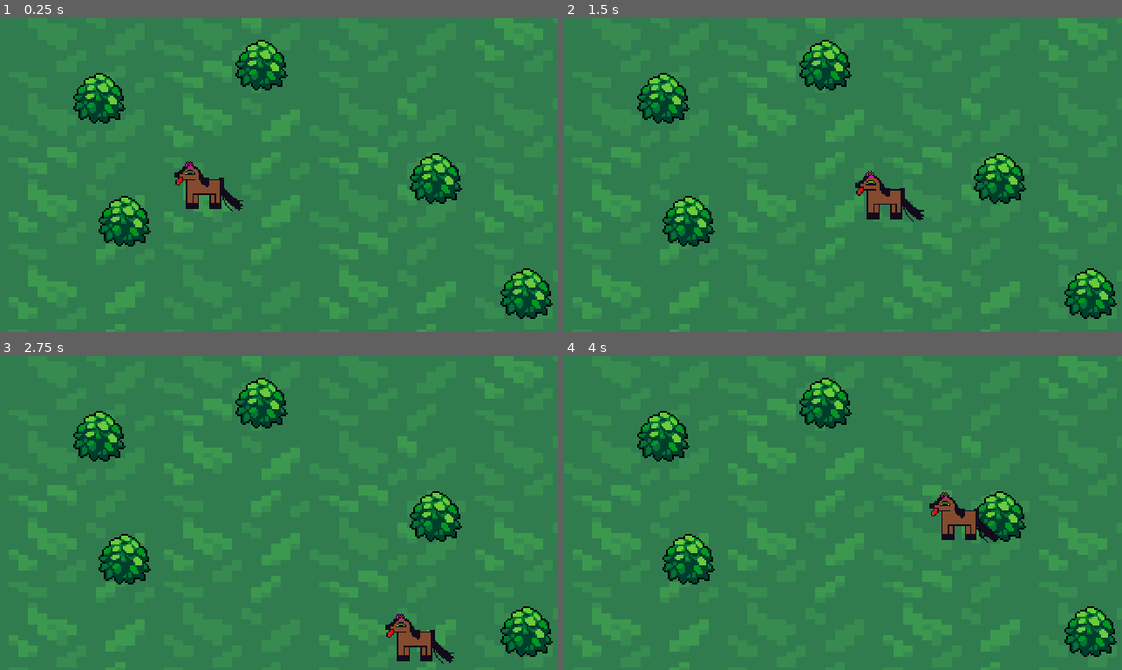
Above: before the commit, frames 1-4 (two rows, left to right).
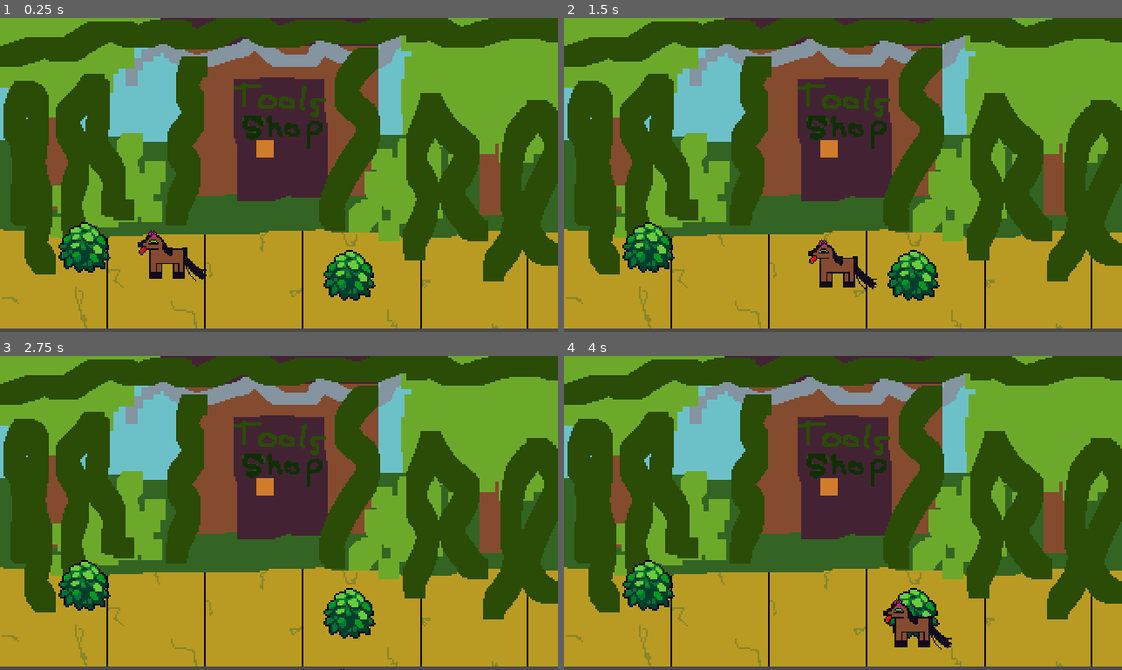
Above: after the commit, the same moments.

Repository: nicksergeant/animal-topia
Game: Godot game, scene res://World.tscn
Same seed, same stepped clock (60 frames per second), same inputs: the game is played once before the commit and once after it.
Inputs (mouse positions are in pixels of both pictures, inside the frame that each line leads up to):
- Up to frame 1 (0.25 s): no input
- Up to frame 2 (1.5 s): tap Enter at 0.5 s; move the mouse to (965, 159) at 0.52 s; hold Right (ui_right) 0.53-1.28 s; click (965, 159) at 0.67 s; move the mouse to (731, 190) at 1.27 s; hold Down (ui_down) from 1.28 s (still down)
- Up to frame 3 (2.75 s): move the mouse to (334, 443) at 2.02 s; release Down (ui_down) at 2.03 s; hold Right (ui_right) from 2.03 s (still down)
- Up to frame 4 (4 s): move the mouse to (815, 575) at 2.77 s; release Right (ui_right) at 2.78 s; hold Up (ui_up) 2.78-3.53 s; click (815, 575) at 2.92 s; move the mouse to (1010, 560) at 3.52 s; hold Left (ui_left) from 3.53 s (still down)

The runs differ from the first frame. In frame 1, 100% of the frame differs, in the area x 0-100%, y 0-100%; in frame 2, 100%; in frame 3, 100%; in frame 4, 100%.

Commit message:
Lots of stuff

Diff:
--- a/Player/Player.gd
+++ b/Player/Player.gd
@@ -1,7 +1,7 @@
 extends KinematicBody2D
 
-const ACCELERATION = 10
-const FRICTION = 10
+const ACCELERATION = 500
+const FRICTION = 500
 const MAX_SPEED = 80
 
 var velocity = Vector2.ZERO
@@ -49,9 +49,8 @@
         input_vector = move_by_keyboard()
 
     if input_vector != Vector2.ZERO:
-        velocity += input_vector * ACCELERATION * delta
-        velocity = velocity.clamped(MAX_SPEED * delta)
+        velocity = velocity.move_toward(input_vector * MAX_SPEED, ACCELERATION * delta)
     else:
         velocity = velocity.move_toward(Vector2.ZERO, FRICTION * delta)
 
-    move_and_collide(velocity)
+    velocity = move_and_slide(velocity)
--- /dev/null
+++ b/Player/Player.tscn
@@ -0,0 +1,20 @@
+[gd_scene load_steps=4 format=2]
+
+[ext_resource path="res://Player/Player.gd" type="Script" id=1]
+[ext_resource path="res://Player/Maned Wolf.png" type="Texture" id=2]
+
+[sub_resource type="RectangleShape2D" id=1]
+extents = Vector2( 13.5554, 3.73942 )
+
+[node name="Player" type="KinematicBody2D"]
+scale = Vector2( 0.75, 0.75 )
+script = ExtResource( 1 )
+
+[node name="Maned Wolf" type="Sprite" parent="."]
+position = Vector2( 5.28387, -11.8442 )
+texture = ExtResource( 2 )
+hframes = 4
+
+[node name="CollisionShape2D" type="CollisionShape2D" parent="."]
+position = Vector2( -0.465324, 3.43976 )
+shape = SubResource( 1 )
--- a/World.tscn
+++ b/World.tscn
@@ -1,51 +1,25 @@
-[gd_scene load_steps=5 format=2]
+[gd_scene load_steps=4 format=2]
 
-[ext_resource path="res://World/Bush.png" type="Texture" id=1]
-[ext_resource path="res://Player/Maned Wolf.png" type="Texture" id=2]
-[ext_resource path="res://Player/Player.gd" type="Script" id=3]
-[ext_resource path="res://World/GrassBackground.png" type="Texture" id=4]
+[ext_resource path="res://Player/Player.tscn" type="PackedScene" id=1]
+[ext_resource path="res://World/Bush.tscn" type="PackedScene" id=2]
+[ext_resource path="res://Untitled 11.png" type="Texture" id=4]
 
-[node name="World" type="Node2D"]
+[node name="World" type="YSort"]
 position = Vector2( 1, 0 )
-
-[node name="GrassBackground" type="Sprite" parent="."]
-position = Vector2( 171.096, 95.4152 )
-scale = Vector2( 5.57449, 3.07781 )
-texture = ExtResource( 4 )
-
-[node name="Bush" type="Sprite" parent="."]
-position = Vector2( 45.4215, 41.4442 )
-texture = ExtResource( 1 )
-offset = Vector2( 10.4652, 5.04857 )
-
-[node name="Bush2" type="Sprite" parent="."]
-position = Vector2( 138.372, 22.5885 )
-texture = ExtResource( 1 )
-offset = Vector2( 10.4652, 5.04857 )
-
-[node name="Bush3" type="Sprite" parent="."]
-position = Vector2( 59.8096, 111.991 )
-texture = ExtResource( 1 )
-offset = Vector2( 10.4652, 5.04857 )
-
-[node name="Bush4" type="Sprite" parent="."]
-position = Vector2( 290.496, 153.613 )
-texture = ExtResource( 1 )
-offset = Vector2( 10.4652, 5.04857 )
-
-[node name="Bush5" type="Sprite" parent="."]
-position = Vector2( 238.292, 87.6521 )
-texture = ExtResource( 1 )
-offset = Vector2( 10.4652, 5.04857 )
-
-[node name="Player" type="KinematicBody2D" parent="."]
-position = Vector2( 119.872, 95.4152 )
-scale = Vector2( 0.75, 0.75 )
-script = ExtResource( 3 )
 __meta__ = {
-"_edit_group_": true
+"_edit_lock_": true
 }
 
-[node name="Maned Wolf" type="Sprite" parent="Player"]
-texture = ExtResource( 2 )
-hframes = 4
+[node name="Jungle" type="Sprite" parent="."]
+position = Vector2( 159, 88 )
+texture = ExtResource( 4 )
+hframes = 2
+
+[node name="Player" parent="." instance=ExtResource( 1 )]
+position = Vector2( 95, 144 )
+
+[node name="Bush" parent="." instance=ExtResource( 2 )]
+position = Vector2( 199, 152 )
+
+[node name="Bush2" parent="." instance=ExtResource( 2 )]
+position = Vector2( 47, 136 )
--- /dev/null
+++ b/World/Bush.tscn
@@ -0,0 +1,18 @@
+[gd_scene load_steps=3 format=2]
+
+[ext_resource path="res://World/Bush.png" type="Texture" id=1]
+
+[sub_resource type="CapsuleShape2D" id=1]
+radius = 9.2444
+height = 6.45994
+
+[node name="Bush" type="StaticBody2D"]
+
+[node name="Sprite" type="Sprite" parent="."]
+position = Vector2( 0.26387, -4.09002 )
+texture = ExtResource( 1 )
+
+[node name="CollisionShape2D" type="CollisionShape2D" parent="."]
+position = Vector2( -3.8147e-06, -0.131945 )
+rotation = 1.5708
+shape = SubResource( 1 )
--- a/project.godot
+++ b/project.godot
@@ -25,6 +25,7 @@
 window/size/test_width=1280
 window/size/test_height=720
 window/stretch/mode="2d"
+window/stretch/aspect="keep"
 
 [importer_defaults]
 
Binary file added: Untitled 11.png
Not shown, added: Untitled 11.png.import
Binary file added: World/Floor.png
Not shown, added: World/Floor.png.import
Not shown, added: .gitignore
